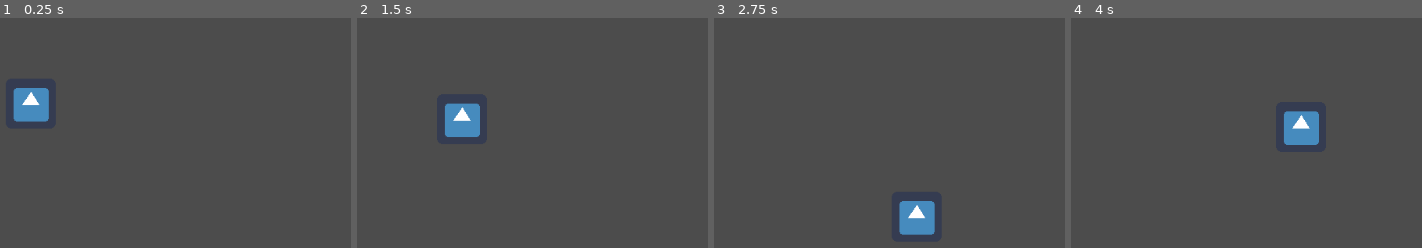
Above: before the commit, frames 1-4 (left to right).
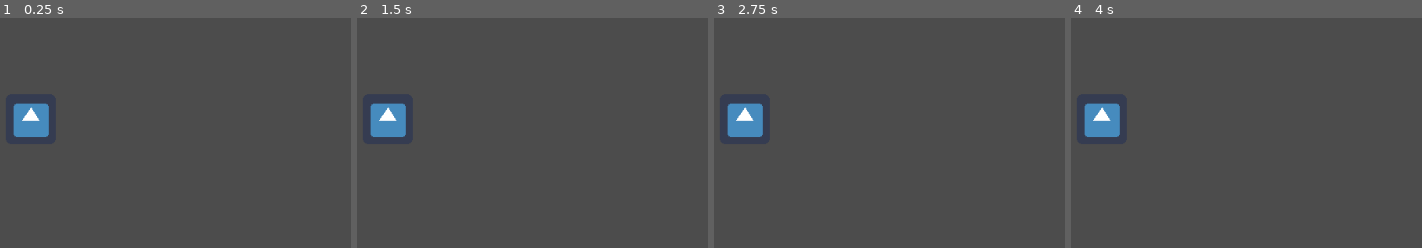
Above: after the commit, the same moments.

Repository: alexfaus08/Animals-Revenge
Game: Godot game, scene res://World.tscn
Same seed, same stepped clock (60 frames per second), same inputs: the game is played once before the commit and once after it. The engine's default icon, where the game draws it, is replaced by a stand-in: a white triangle on a blue panel in a dark square.
Inputs:
- Up to frame 1 (0.25 s): no input
- Up to frame 2 (1.5 s): tap Enter at 0.5 s; hold Right (ui_right) 0.53-1.28 s; hold Down (ui_down) from 1.28 s (still down)
- Up to frame 3 (2.75 s): release Down (ui_down) at 2.03 s; hold Right (ui_right) from 2.03 s (still down)
- Up to frame 4 (4 s): release Right (ui_right) at 2.78 s; hold Up (ui_up) 2.78-3.53 s; hold Left (ui_left) from 3.53 s (still down)

The runs differ from the first frame. In frame 1, 1.6% of the frame differs, in the area x 3-14%, y 30-52%; in frame 2, 3.0%; in frame 3, 3.0%, in the area x 3-63%, y 36-95%; in frame 4, 3.0%.

Commit message:
Changed Player to Extend Area2D
Area2D works better for top-down games

Diff:
--- a/Player.gd
+++ b/Player.gd
@@ -1,21 +1,20 @@
-extends KinematicBody2D
+extends Area2D
 
-var motion = Vector2()
+export (int) var speed = 100 # How fast the player will move (pixels/sec).
+var screensize  # Size of the game window.
 
-func _physics_process(delta):
-	if Input.is_action_pressed("ui_right"):
-		motion.x = 100
-		move_and_slide(motion)
-	elif Input.is_action_pressed("ui_left"):
-		motion.x = -100
-		move_and_slide(motion)
-	elif Input.is_action_pressed("ui_up"):
-		motion.y = -100
-		move_and_slide(motion)
-	elif Input.is_action_pressed("ui_down"):
-		motion.y = 100
-		move_and_slide(motion)
-	else:
-		motion.x = 0
-		motion.y = 0
-	pass
+func _ready():
+    screensize = get_viewport_rect().size
+
+func _process(delta):
+    var velocity = Vector2() # The player's movement vector.
+    if Input.is_action_pressed("ui_right"):
+        velocity.x += 1
+    if Input.is_action_pressed("ui_left"):
+        velocity.x -= 1
+    if Input.is_action_pressed("ui_down"):
+        velocity.y += 1
+    if Input.is_action_pressed("ui_up"):
+        velocity.y -= 1
+    if velocity.length() > 0:
+        velocity = velocity.normalized() * speed
--- a/World.tscn
+++ b/World.tscn
@@ -7,18 +7,22 @@
 
 position = Vector2( -3, 0 )
 
-[node name="Player" type="KinematicBody2D" parent="." index="0"]
+[node name="Player" type="Area2D" parent="." index="0"]
 
-position = Vector2( 260, 120 )
-input_pickable = false
-collision_layer = 1
-collision_mask = 1
-collision/safe_margin = 0.08
+position = Vector2( 260, 140 )
+input_pickable = true
+gravity_vec = Vector2( 0, 1 )
+gravity = 98.0
+linear_damp = 0.1
+angular_damp = 1.0
+audio_bus_override = false
+audio_bus_name = "Master"
 script = ExtResource( 1 )
 _sections_unfolded = [ "Material" ]
 __meta__ = {
 "_edit_group_": true
 }
+speed = 100
 
 [node name="Sprite" type="Sprite" parent="Player" index="0"]
 
